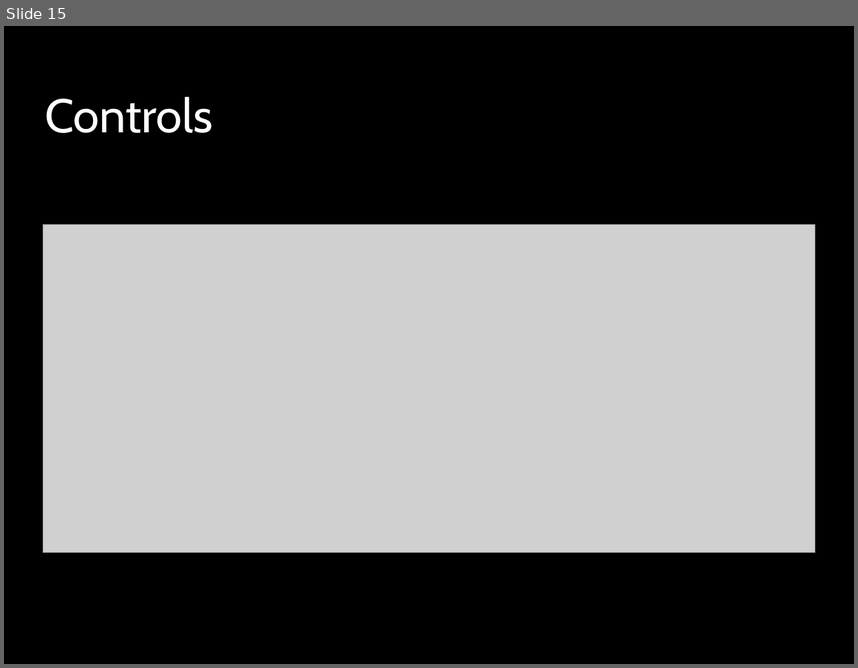
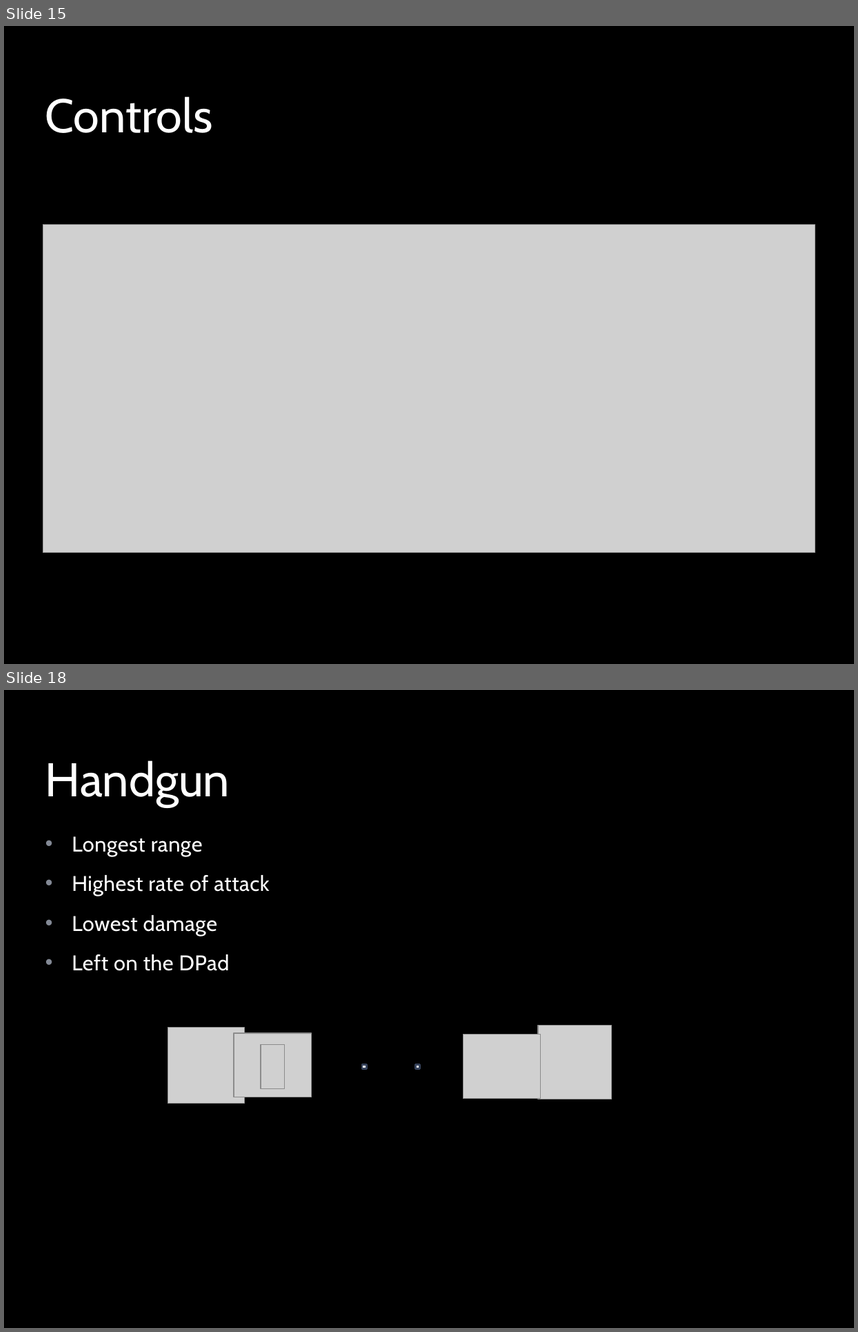
Before and after one commit to peterhoang/Super-Duper-Game, a slide deck: The Super-Awesome Game Deck.pptx. Shown one above the other, each under a label of ours: slide 15 before the commit, slides 15 and 18 after it; the slides between them are not shown. The pictures are 858x668 and 858x1332 pixels, drawn with LibreOffice and Linux fonts; fonts in the diff are those of the drawing; grey boxes stand for pictures; background and template pictures are left out. Boxes give left, top, right and bottom in pixels: in the first picture for what was removed or moved away, otherwise in the second. Text is boxed around its words. In the diff, an @@ line names an element or a change of style, - is before the commit and + after.

```diff
--- a/The Super-Awesome Game Deck.pptx
+++ b/The Super-Awesome Game Deck.pptx
@@ slide 18 added at (4,690,854,1328), background picture (left out); not listed: 1 template element that a slide beside it also shows @@
@@ title added at (45,760,230,807), 40 pt, text #FFFFFF @@
+Handgun
@@ text added at (72,836,269,971), 18 pt, text #FFFFFF @@
+• Longest range
+• Highest rate of attack
+• Lowest damage
+• Left on the DPad
@@ picture added at (168,1027,245,1103) @@
@@ picture added at (234,1032,311,1096) @@
@@ picture added at (463,1034,540,1098) @@
@@ picture added at (538,1025,612,1099) @@
@@ picture added at (261,1045,285,1089) @@
@@ rectangle added at (362,1064,367,1068), fill #FFFFFF, outline #37435A 1.5 pt @@
@@ rectangle added at (415,1064,419,1068), fill #FFFFFF, outline #37435A 1.5 pt @@
```
Also in this commit, not shown: 1 slide changed, 10 other slides added.
